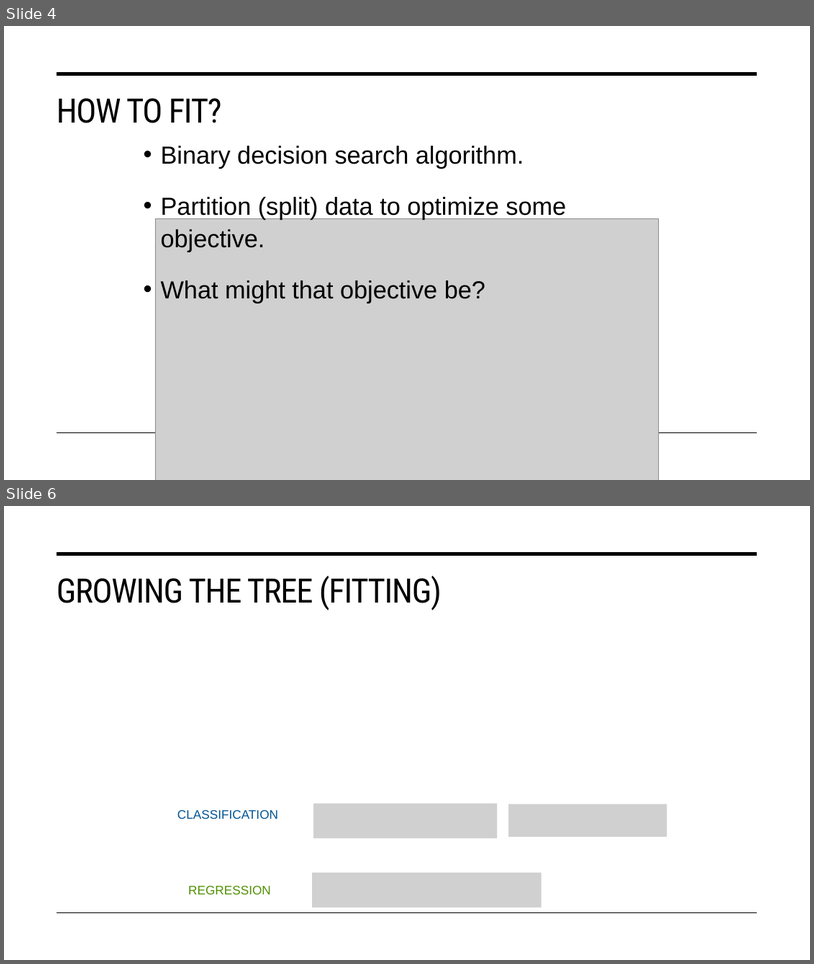
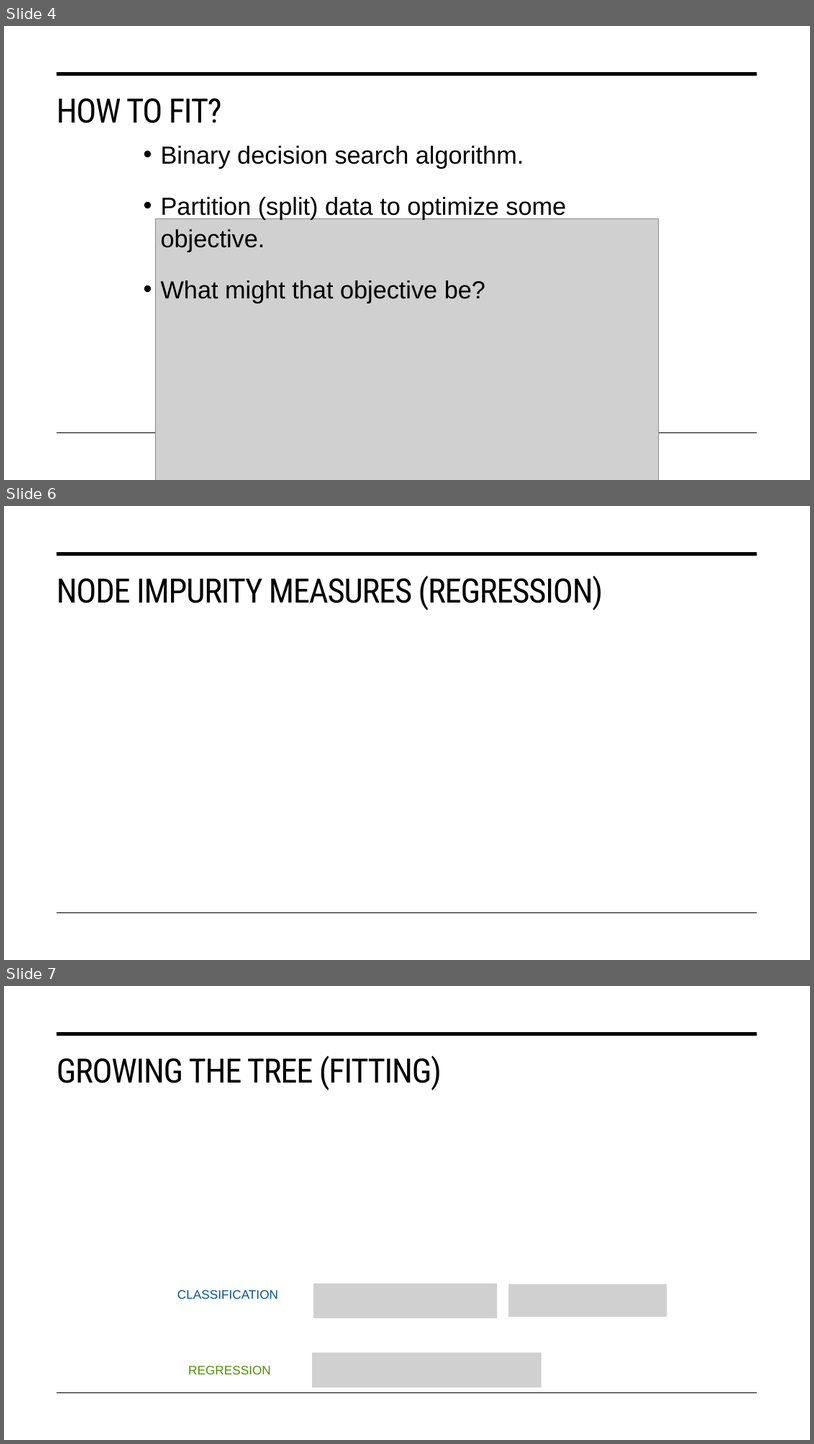
Before and after one commit to STAT-486-Fall-2026/course-content, a slide deck: slides/13-decision-trees.pptx. Shown one above the other, each under a label of ours: slides 4 and 6 before the commit, slides 4, 6 and 7 after it; the slides between them are not shown. The pictures are 814x964 and 814x1444 pixels, drawn with LibreOffice and Linux fonts; fonts in the diff are those of the drawing; grey boxes stand for pictures. Boxes give left, top, right and bottom in pixels: in the first picture for what was removed or moved away, otherwise in the second. Text is boxed around its words. In the diff, an @@ line names an element or a change of style, - is before the commit and + after.

```diff
--- a/slides/13-decision-trees.pptx
+++ b/slides/13-decision-trees.pptx
@@ slide 6 added at (4,506,810,960), background #FFFFFF; not listed: 2 template elements that a slide beside it also shows @@
@@ title added at (57,576,604,610), 40 pt, text #000000 @@
+NODE IMPURITY MEASURES (REGRESSION)
@@ what was slide 6 is now slide 7 @@
```
Also in this commit, not shown: 1 slide changed, 1 other file.
